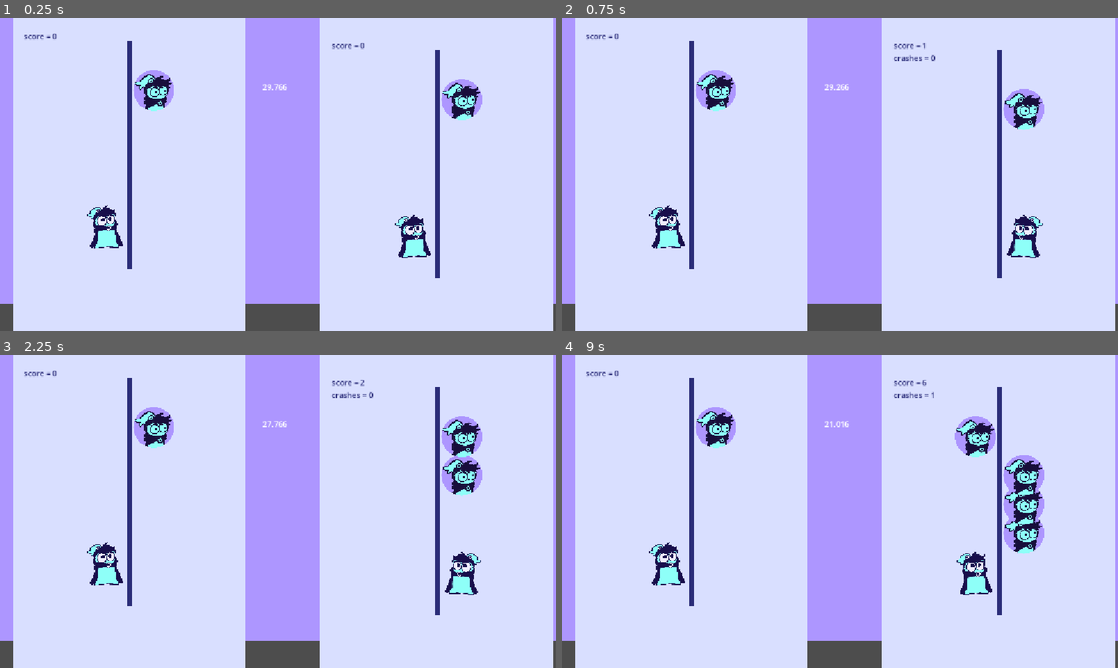
Above: before the commit, frames 1-4 (two rows, left to right).
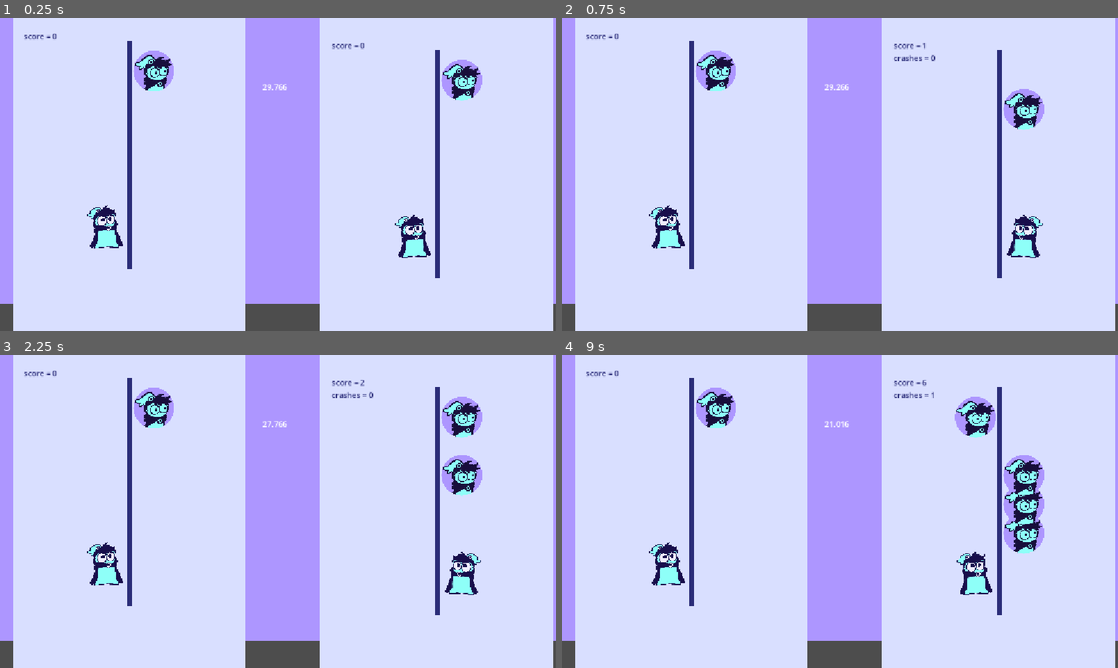
Above: after the commit, the same moments.

Repository: Herbeon/to-do-it
Game: Godot game, scene res://twoplayerscene.tscn
Two runs of this game, one before a commit and one after it. Both use one fixed random seed, a clock stepped at 60 frames per second and the inputs below.
Inputs (mouse positions are in pixels of both pictures, inside the frame that each line leads up to):
- Up to frame 1 (0.25 s): no input
- Up to frame 2 (0.75 s): tap Enter at 0.5 s; move the mouse to (962, 158) at 0.52 s; hold Right (p1_right) from 0.53 s (still down); tap Alt at 0.6 s; click (962, 158) at 0.67 s
- Up to frame 3 (2.25 s): tap Space at 1.25 s; move the mouse to (166, 527) at 1.27 s; release Right (p1_right) at 1.28 s; hold Down 1.28-2.03 s; tap Shift at 1.35 s; tap Enter at 2 s; move the mouse to (333, 442) at 2.02 s; hold Right (p1_right) from 2.03 s (still down); tap Alt at 2.1 s
- Up to frame 4 (9 s): tap Space at 2.75, 4.25 s; move the mouse to (812, 574) at 2.77 s; release Right (p1_right) at 2.78 s; hold Up 2.78-3.53 s; tap Shift every 1.5 s from 2.85 to 8.85 s; click (812, 574) at 2.92 s; tap Enter at 3.5 s; move the mouse to (1006, 558) at 3.52 s; hold Left (p1_left) 3.53-5.03 s; tap Alt every 1.5 s from 3.6 to 8.1 s; move the mouse to (673, 464) at 4.27 s; move the mouse to (867, 511) at 5.02 s; hold Down 5.03-5.78 s; click (867, 511) at 5.17 s; move the mouse to (756, 433) at 5.77 s; hold Right (p1_right) 5.78-6.53 s; move the mouse to (962, 495) at 6.52 s; hold Up 6.53-7.28 s; move the mouse to (728, 527) at 7.27 s; hold Right (p1_right) 7.28-8.03 s; click (728, 527) at 7.42 s; move the mouse to (895, 442) at 8.02 s; hold Down 8.03-8.78 s; move the mouse to (812, 574) at 8.77 s; hold Left (p1_left) from 8.78 s (still down)

The runs differ from the first frame. In frame 1, 2.1% of the frame differs, in the area x 24-87%, y 10-33%; in frame 2, 1.1%; in frame 3, 2.1%; in frame 4, 2.1%, in the area x 24-78%, y 10-33%.

Commit message:
slight functional

Diff:
--- a/todoit/circle.gd
+++ b/todoit/circle.gd
@@ -25,13 +25,13 @@
 		visible = false
 	else:
 		visible = true
+
 func at_top(picked_thing : int):
 	if(in_play):
 		if(picked_thing == 0):
 			return
-		position.y = 0
 		height = picked_thing
-		position.y = 180
+		position.y = 140
 		left = height < 0
 		if(height > 0):
 			position.x = xcenter + 50
@@ -48,6 +48,7 @@
 			else:
 				floor_right.emit()
 			under_ground.emit()
+			visible = false
 			#at_top([5,-5].pick_random())
 		elif(height > 0):
 			height -= 1
--- a/todoit/scene.gd
+++ b/todoit/scene.gd
@@ -95,7 +95,8 @@
 		crashed(lowestcircle)
 
 func spawn_circle():
-	#print("lowest circle " + str(lowestcircle))
+	print(incircle)
+	print("lowest circle " + str(lowestcircle))
 	var choice = 0
 	if (prev_spawned == 0):
 		choice = [5,-5,0].pick_random()
@@ -104,8 +105,10 @@
 	elif(prev_spawned == 5):
 		choice = [5,0].pick_random()
 	prev_spawned = choice
+	print("previously spawned: " + str(prev_spawned))
 	#print(prev_spawned)
 	if(choice != 0):
+		print("spawning something")
 		var next_circle = get_node("circle" + str(circnum+1))
 		next_circle.in_play = true
 		next_circle.at_top(choice)
@@ -116,9 +119,12 @@
 		#another_circle.at_top(choice)
 		#circlelist.append("another_circle")
 		#print(circlelist)
+	else:
+		print("spawns blank space")
 
 func underground():
 	lowestcircle.in_play = false
+	lowestcircle = get_node("circle" + str(lowestcirclenum + 1))
 	lowestcirclenum = (lowestcirclenum + 1)%5
-	lowestcircle = get_node("circle" + str(lowestcirclenum + 1))
+
 	incircle.remove_at(0)
